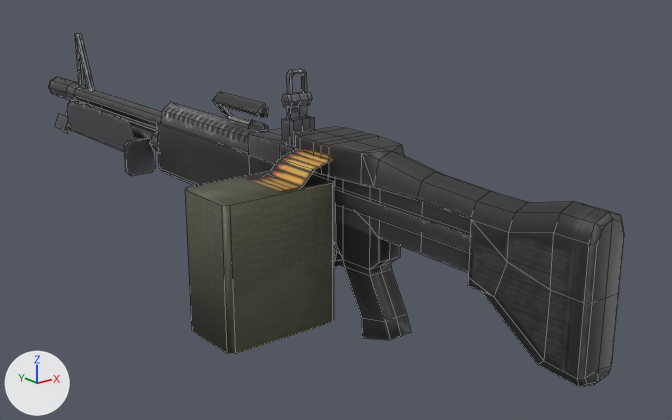
The FBX model media/models_x/weapons/Firearms/M60.fbx, before and after one commit.
Rendered twice from a 50 mm lens placed at (-0.00372, -0.00417, 0.00205), pointed at (0.00044, 0.00103, -0.00003). Lighting does not change. The marker at lower left points along +X, +Y and +Z. Mesh edges are drawn as thin lines. Where no turn or scale is listed for an object, it has been applied to the vertices. Vertices at the same position are counted once.

Names of what the first picture shows: 'M60'.
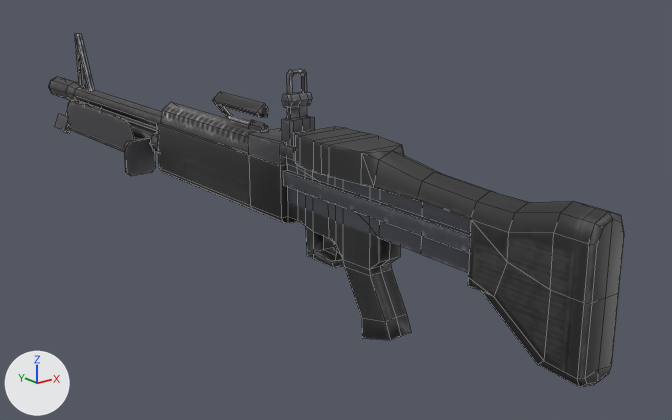
The newer file is also rescaled (x100.0) as a whole; pictures and numbers use the older file's frame.

Changed parts and their boxes (x1, y1, x2, y2) in the pictures (672 x 420 px):
part 1 of me_plane_001_plane_001, deleted: before (185, 171, 334, 354)
part 2 of me_plane_001_plane_001, deleted (orange): before (266, 149, 332, 188)
part 3 of me_plane_001_plane_001, surface changed: (295, 145, 471, 325) in both

The change, as a diff of the scene's bpy script:
```diff
--- a/media/models_x/weapons/Firearms/M60.fbx.py
+++ b/media/models_x/weapons/Firearms/M60.fbx.py
@@ me_plane_001_plane_001 @@
 # used by ob_m60; location = (0.0, 0.0, 0.0)
-me_plane_001_plane_001.from_pydata(...)  # 738 vertices, 628 faces; spans x -0.00103..0.00042, y -0.00166..0.00515, z -0.00057..0.00108
+me_plane_001_plane_001.from_pydata(...)  # 701 vertices, 604 faces; spans x -0.00032..0.00042, y -0.00166..0.00515, z -0.00057..0.00108
+# me_plane_001_plane_001 part 1: the loose piece of 16 vertices spanning x -0.00103..-0.00021, y 0.00021..0.0007, z -0.00045..0.00048 is deleted
+# me_plane_001_plane_001 part 2: the loose piece of 8 vertices spanning x -0.00072..-0.00021, y 0.00025..0.00062, z 0.0004..0.00062 is deleted
+# me_plane_001_plane_001 part 3: 34 kept faces spanning x -0.00021..-0.00009, y -0.00087..0.0009, z -0.00057..0.00071 get new texture (UV) coordinates
 me_plane_001_plane_001.materials.append(mat_m60)
```
